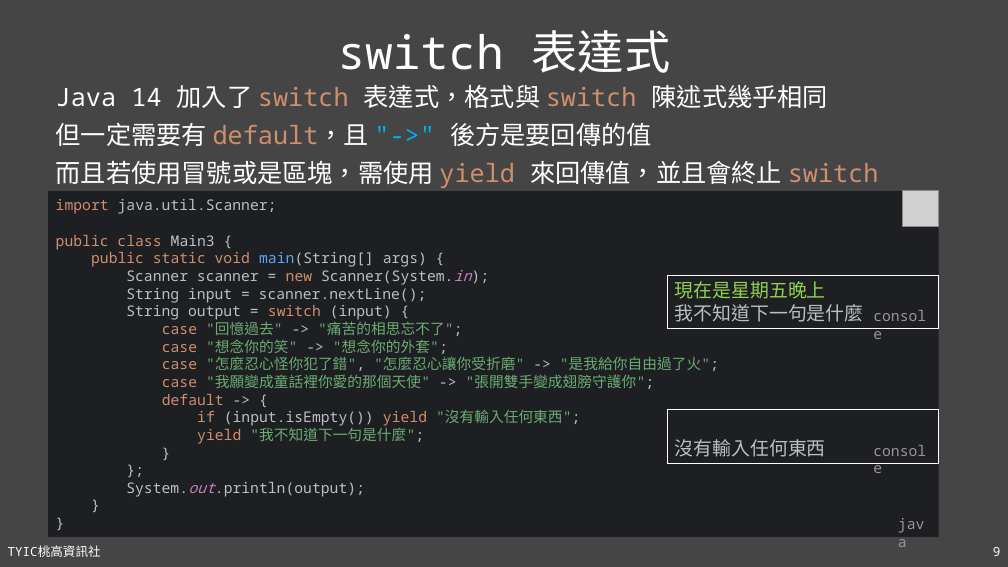
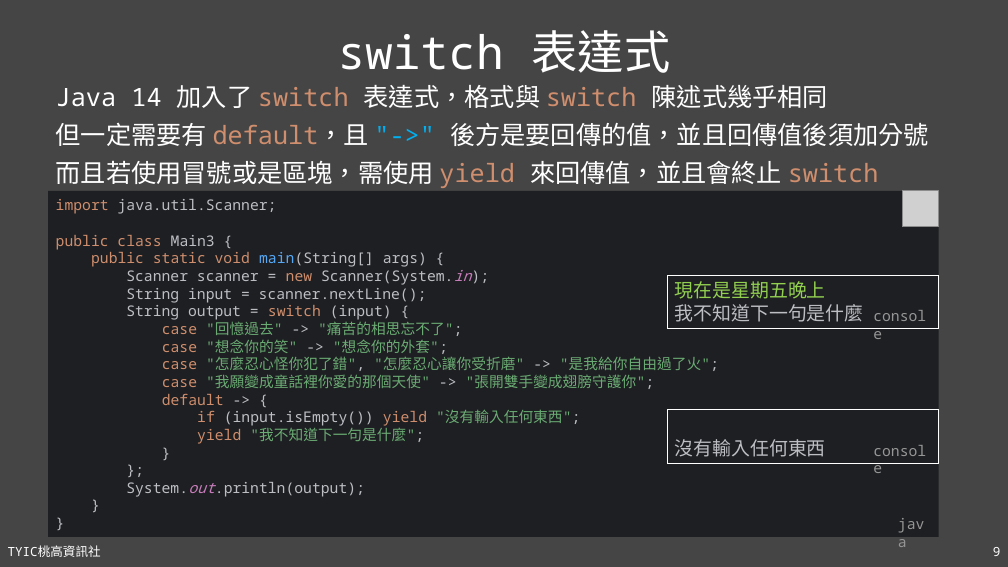
Before and after one commit to TYSHIC/slides, a slide deck: slide 9 of powerpoint/06_流程控制.pptx. Drawn at 1008x567 pixels with LibreOffice and Linux fonts; fonts in the diff are those of the drawing; grey boxes stand for pictures. Boxes give left, top, right and bottom in pixels: in the first picture for what was removed or moved away, otherwise in the second. Text is boxed around its words. In the diff, an @@ line names an element or a change of style, - is before the commit and + after.

```diff
--- a/powerpoint/06_流程控制.pptx
+++ b/powerpoint/06_流程控制.pptx
@@ text at <box>56,123,929,146</box>: text changed @@
-但一定需要有 default，且 "->" 後方是要回傳的值
+但一定需要有 default，且 "->" 後方是要回傳的值，並且回傳值後須加分號
```
Also in this commit, not shown: 4 other slides changed, 1 slide added, 1 other file.
